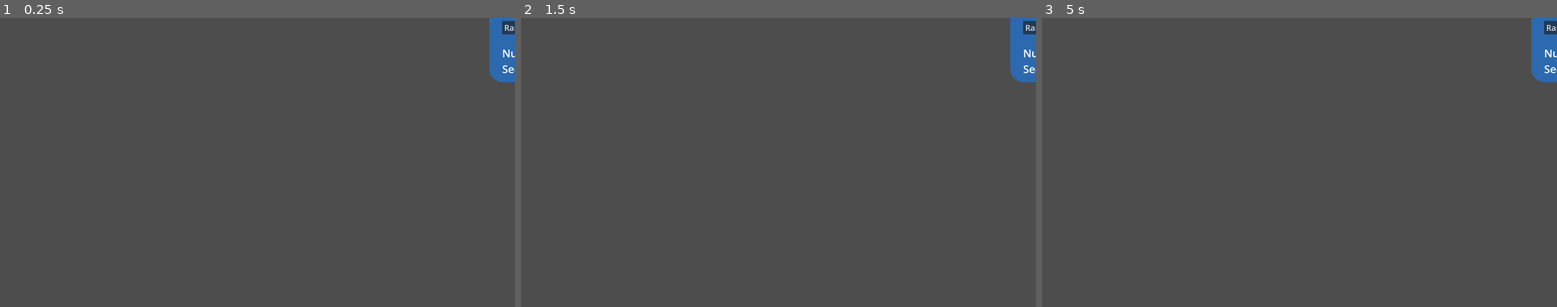
Above: before the commit, frames 1-3 (left to right).
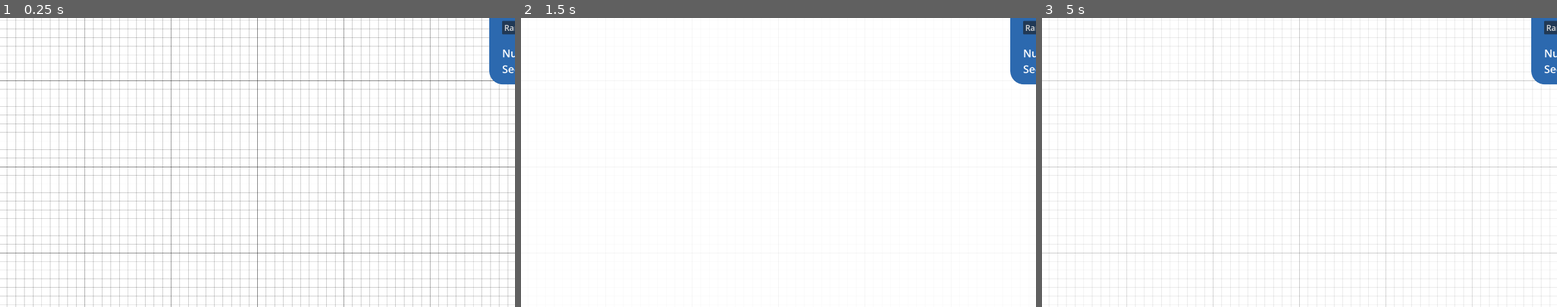
Above: after the commit, the same moments.

Repository: DawoodBhatti/procedural-landscapes
Game: Godot game, scene res://main.tscn
Same seed, same stepped clock (60 frames per second), same inputs: the game is played once before the commit and once after it. Before the commit the project starts from res://visual editor.tscn.
Inputs (mouse positions are in pixels of both pictures, inside the frame that each line leads up to):
- Up to frame 1 (0.25 s): no input
- Up to frame 2 (1.5 s): tap Enter at 0.5 s; move the mouse to (891, 148) at 0.52 s; hold G (toggle_grid, bound only after the commit) 0.53-1.25 s; click (891, 148) at 0.67 s; tap Space at 1.25 s; drag from (675, 176) to (752, 220) at 1.27 s
- Up to frame 3 (5 s): tap Enter at 2, 3.5 s; move the mouse to (1351, 98) at 2.02 s; hold G (toggle_grid, bound only after the commit) 2.03-2.75 s; click (1351, 98) at 2.17 s; tap Space at 2.75, 4.25 s; drag from (1273, 220) to (1145, 119) at 2.77 s; move the mouse to (1454, 205) at 3.52 s; hold G (toggle_grid, bound only after the commit) 3.53-4.25 s; click (1454, 205) at 3.67 s; drag from (1145, 119) to (1222, 90) at 4.27 s

The runs differ from the first frame. In frame 1, 99% of the frame differs, in the area x 0-100%, y 0-100%; in frame 2, 99%; in frame 3, 99%.

Commit message:
background canvas added

Diff:
--- /dev/null
+++ b/2d-procedural-gen-pipeline/background.gd
@@ -0,0 +1,17 @@
+extends ColorRect
+
+@export var scale_factor: float = 2.0
+var shape_center: Vector2
+
+
+func _ready() -> void:
+	size = get_viewport().size * scale_factor
+
+	# position sets the top left corner point of the ColorRect node
+	#so here we center the background at global position (0, 0)
+	position = -size/2
+
+	#and we set the shape center which can be accessed by other code
+	shape_center = size/2
+
+	set_mouse_filter(Control.MOUSE_FILTER_IGNORE)
--- /dev/null
+++ b/2d-procedural-gen-pipeline/camera_2d.gd
@@ -0,0 +1,62 @@
+# Camera2D.gd
+extends Camera2D
+
+# --- Zoom settings ---
+const MIN_ZOOM := 0.3           # smaller = zoom in further
+const MAX_ZOOM := 10.0           # larger = zoom out more
+const ZOOM_FACTOR := 1.15       # per wheel step (>1 zooms out, <1 zooms in)
+const ZOOM_SMOOTH := 0.18       # 0..1, how quickly we approach target zoom
+
+# --- Pan settings ---
+const PAN_SPEED := 900.0        # pixels per second at zoom = 1
+
+var target_zoom: Vector2 = Vector2(2.011357, 2.011357)
+var dragging := false
+
+# TODO:
+# camera reset with r
+
+func _ready() -> void:
+	#center on the global origin
+	position = Vector2(0,0)
+	zoom = target_zoom
+	# Optional: Set camera world limits here if you have them
+	# limit_left = 0; limit_top = 0; limit_right = 4096; limit_bottom = 4096
+
+
+func _unhandled_input(event: InputEvent) -> void:
+	# --- Mouse wheel zoom ---
+	if event is InputEventMouseButton and event.pressed:
+		if event.button_index == MOUSE_BUTTON_WHEEL_UP:
+			_set_zoom(target_zoom * (ZOOM_FACTOR)) # zoom in
+		elif event.button_index == MOUSE_BUTTON_WHEEL_DOWN:
+			_set_zoom(target_zoom * (1.0 / ZOOM_FACTOR))         # zoom out
+
+	# --- Middle-mouse drag start/stop ---
+	if event is InputEventMouseButton and event.button_index == MOUSE_BUTTON_MIDDLE:
+		dragging = event.pressed
+
+	# --- Drag while moving ---
+	if event is InputEventMouseMotion and dragging:
+		# event.relative is in screen pixels; divide by zoom for consistent pan speed
+		position -= event.relative / zoom.x
+
+func _process(delta: float) -> void:
+	# Smoothly approach target zoom
+	if zoom != target_zoom:
+		zoom = zoom.lerp(target_zoom, ZOOM_SMOOTH)
+
+	# Optional keyboard panning – set actions in Project Settings → Input Map
+	var move := Vector2.ZERO
+	# Example:
+	# if Input.is_action_pressed("camera_left"):  move.x -= 1
+	# if Input.is_action_pressed("camera_right"): move.x += 1
+	# if Input.is_action_pressed("camera_up"):    move.y -= 1
+	# if Input.is_action_pressed("camera_down"):  move.y += 1
+
+	if move != Vector2.ZERO:
+		position += move.normalized() * (PAN_SPEED * delta) / zoom.x
+
+func _set_zoom(next: Vector2) -> void:
+	var z := clampf(next.x, MIN_ZOOM, MAX_ZOOM)
+	target_zoom = Vector2(z, z)
--- /dev/null
+++ b/2d-procedural-gen-pipeline/grid.gd
@@ -0,0 +1,75 @@
+extends Node2D
+
+# Grid state and appearance settings
+var grid_state : bool = true
+var grid_start : Vector2 = Vector2.ZERO
+var grid_end   : Vector2 = Vector2.ZERO
+
+# Minor/major line colors — share alpha for fade effect
+var grid_color_minor: Color = Color(0, 0, 0, 0.2)  # faint minor lines
+var grid_color_major: Color = Color(0, 0, 0, 0.5)  # stronger major lines
+var grid_halfwidth : float = 1.0
+
+# Tile size in pixels at zoom = 1
+const TILE_SIZE : float = 16.0
+
+# Major line frequency (every N tiles draw a stronger line)
+const MAJOR_LINE_EVERY : int = 10
+
+func _draw() -> void:
+	if grid_color_major.a > 0.01:
+		var bg := %Background
+		var map_origin: Vector2 = bg.shape_center
+
+		# Get background bounds in global space
+		var bg_top_left: Vector2 = bg.global_position
+		var bg_bottom_right: Vector2 = bg.global_position + bg.size
+
+		# Snap bounds to tile grid
+		var start_x: float = floor((bg_top_left.x + map_origin.x) / TILE_SIZE) * TILE_SIZE
+		var end_x: float   = ceil((bg_bottom_right.x + map_origin.x) / TILE_SIZE) * TILE_SIZE
+		var start_y: float = floor((bg_top_left.y + map_origin.y) / TILE_SIZE) * TILE_SIZE
+		var end_y: float   = ceil((bg_bottom_right.y + map_origin.y) / TILE_SIZE) * TILE_SIZE
+
+		# Vertical lines
+		for x in range(int(start_x), int(end_x) + 1, int(TILE_SIZE)):
+			var color: Color = grid_color_minor
+			if int(floor((x - map_origin.x) / TILE_SIZE)) % MAJOR_LINE_EVERY == 0:
+				color = grid_color_major
+			grid_start = Vector2(x, start_y)
+			grid_end   = Vector2(x, end_y)
+			draw_line(grid_start, grid_end, color, grid_halfwidth)
+
+		# Horizontal lines
+		for y in range(int(start_y), int(end_y) + 1, int(TILE_SIZE)):
+			var color: Color = grid_color_minor
+			if int(floor((y - map_origin.y) / TILE_SIZE)) % MAJOR_LINE_EVERY == 0:
+				color = grid_color_major
+			grid_start = Vector2(start_x, y)
+			grid_end   = Vector2(end_x, y)
+			draw_line(grid_start, grid_end, color, grid_halfwidth)
+
+
+func _input(event: InputEvent) -> void:
+	if event.is_action_pressed("toggle_grid"):
+		grid_state = !grid_state
+		if grid_state:
+			fade_in_grid()
+		else:
+			fade_out_grid()
+
+func fade_out_grid() -> void:
+	await get_tree().process_frame
+	while grid_color_major.a > 0.01:
+		grid_color_major.a *= 0.96
+		grid_color_minor.a *= 0.96
+		queue_redraw()
+		await get_tree().process_frame
+
+func fade_in_grid() -> void:
+	await get_tree().process_frame
+	while grid_color_major.a < 0.49:
+		grid_color_major.a *= 1.04
+		grid_color_minor.a *= 1.04
+		queue_redraw()
+		await get_tree().process_frame
--- /dev/null
+++ b/2d-procedural-gen-pipeline/main.tscn
@@ -0,0 +1,33 @@
+[gd_scene load_steps=5 format=3 uid="uid://cvtaho8gjmhbu"]
+
+[ext_resource type="PackedScene" uid="uid://ddt3y2gcsslnd" path="res://visual editor.tscn" id="1_ig7tw"]
+[ext_resource type="Script" uid="uid://curf3dqsuk646" path="res://grid.gd" id="2_0xm2m"]
+[ext_resource type="Script" uid="uid://cbrbtmuxrsosl" path="res://background.gd" id="2_h2yge"]
+[ext_resource type="Script" uid="uid://6bm48auaklyx" path="res://camera_2d.gd" id="4_1bvp3"]
+
+[node name="main" type="Node2D"]
+
+[node name="Camera2D" type="Camera2D" parent="."]
+z_index = 1
+script = ExtResource("4_1bvp3")
+
+[node name="Background" type="ColorRect" parent="."]
+unique_name_in_owner = true
+anchors_preset = 8
+anchor_left = 0.5
+anchor_top = 0.5
+anchor_right = 0.5
+anchor_bottom = 0.5
+offset_right = 40.0
+offset_bottom = 40.0
+grow_horizontal = 2
+grow_vertical = 2
+size_flags_horizontal = 0
+size_flags_vertical = 4
+script = ExtResource("2_h2yge")
+
+[node name="Grid" type="Node2D" parent="Background"]
+z_index = 1
+script = ExtResource("2_0xm2m")
+
+[node name="VisualEditor" parent="." instance=ExtResource("1_ig7tw")]
--- a/2d-procedural-gen-pipeline/project.godot
+++ b/2d-procedural-gen-pipeline/project.godot
@@ -11,7 +11,7 @@
 [application]
 
 config/name="procedural gen pipeline"
-run/main_scene="uid://ddt3y2gcsslnd"
+run/main_scene="uid://cvtaho8gjmhbu"
 config/features=PackedStringArray("4.4", "Forward Plus")
 config/icon="res://icon.svg"
 
@@ -20,3 +20,11 @@
 window/size/viewport_width=1920
 window/size/viewport_height=1080
 window/size/mode=2
+
+[input]
+
+toggle_grid={
+"deadzone": 0.2,
+"events": [Object(InputEventKey,"resource_local_to_scene":false,"resource_name":"","device":-1,"window_id":0,"alt_pressed":false,"shift_pressed":false,"ctrl_pressed":false,"meta_pressed":false,"pressed":false,"keycode":0,"physical_keycode":71,"key_label":0,"unicode":103,"location":0,"echo":false,"script":null)
+]
+}
--- a/2d-procedural-gen-pipeline/visual editor.tscn
+++ b/2d-procedural-gen-pipeline/visual editor.tscn
@@ -136,7 +136,7 @@
 offset_left = 864.0
 offset_top = -452.0
 offset_right = 1376.0
-offset_bottom = -300.0
+offset_bottom = -292.0
 grow_horizontal = 2
 grow_vertical = 2
 size_flags_horizontal = 3
Not shown, added: 2d-procedural-gen-pipeline/background.gd.uid
Not shown, added: 2d-procedural-gen-pipeline/camera_2d.gd.uid
Not shown, added: 2d-procedural-gen-pipeline/grid.gd.uid
